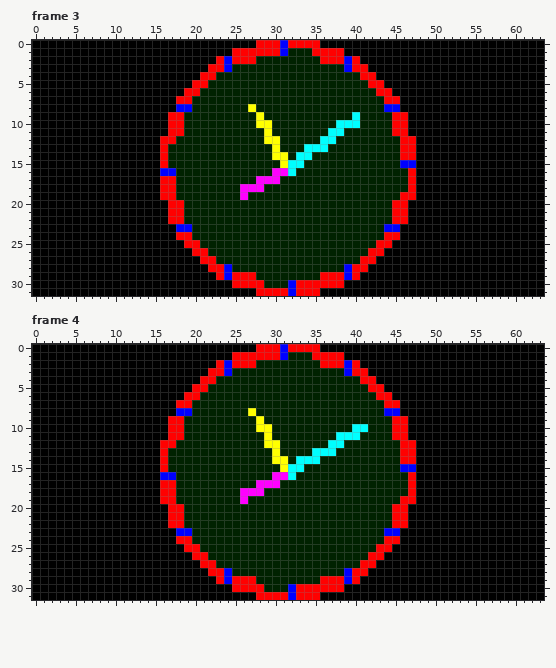
Animated GIF sprite: DIYbyt-Server/gifs/slot1.gif. Above is the file before it was changed.
The file is 64x32 pixels, 15 frames. Shown: frame 3, frame 4. The commit also changed other frames, which this record leaves out.
Now the later version:
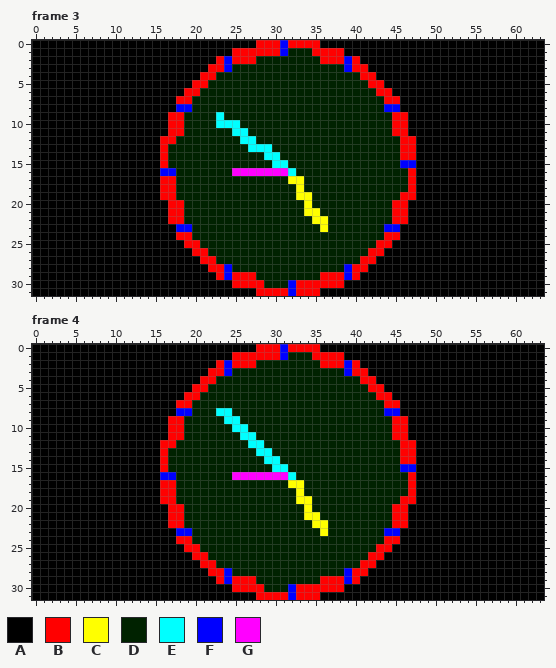
Palette (. is transparent): A #000000  B #ff0000  C #ffff00  D #002200  E #00ffff  F #0000ff  G #ff00ff
Difference:
Frame 3:
y 8: x 27 C -> D
y 9: x 23 D -> E; x 28 C -> D; x 40 E -> D
y 10: x 23..25 DDD -> EEE; x 28..29 CC -> DD; x 38..40 EEE -> DDD
y 11: x 25..26 DD -> EE; x 29 C -> D; x 37..38 EE -> DD
y 12: x 26..27 DD -> EE; x 29..30 CC -> DD; x 36..37 EE -> DD
y 13: x 27..30 DDDC -> EEED; x 34..36 EEE -> DDD
y 14: x 29..31 DCC -> EED; x 33..34 EE -> DD
y 15: x 30..33 DCEE -> EEDD
y 16: x 25..29 DDDDD -> GGGGG
y 17: x 28..30 GGG -> DDD; x 32..33 DD -> CC
y 18: x 26..28 GGG -> DDD; x 33 D -> C
y 19: x 26 G -> D; x 33..34 DD -> CC
y 20: x 34 D -> C
y 21: x 34..35 DD -> CC
y 22: x 35..36 DD -> CC
y 23: x 36 D -> C
Frame 4:
y 8: x 23..24 DD -> EE; x 27 C -> D
y 9: x 24..25 DD -> EE; x 28 C -> D
y 10: x 25..26 DD -> EE; x 28..29 CC -> DD; x 40..41 EE -> DD
y 11: x 26..27 DD -> EE; x 29 C -> D; x 38..40 EEE -> DDD
y 12: x 27..30 DDCC -> EEDD; x 37..38 EE -> DD
y 13: x 28..30 DDC -> EED; x 35..37 EEE -> DDD
y 14: x 29..31 DCC -> EED; x 33..35 EEE -> DDD
y 15: x 30..33 DCEE -> EEDD
y 16: x 25..29 DDDDD -> GGGGG
y 17: x 28..30 GGG -> DDD; x 32..33 DD -> CC
y 18: x 26..28 GGG -> DDD; x 33 D -> C
y 19: x 26 G -> D; x 33..34 DD -> CC
y 20: x 34 D -> C
y 21: x 34..35 DD -> CC
y 22: x 35..36 DD -> CC
y 23: x 36 D -> C
